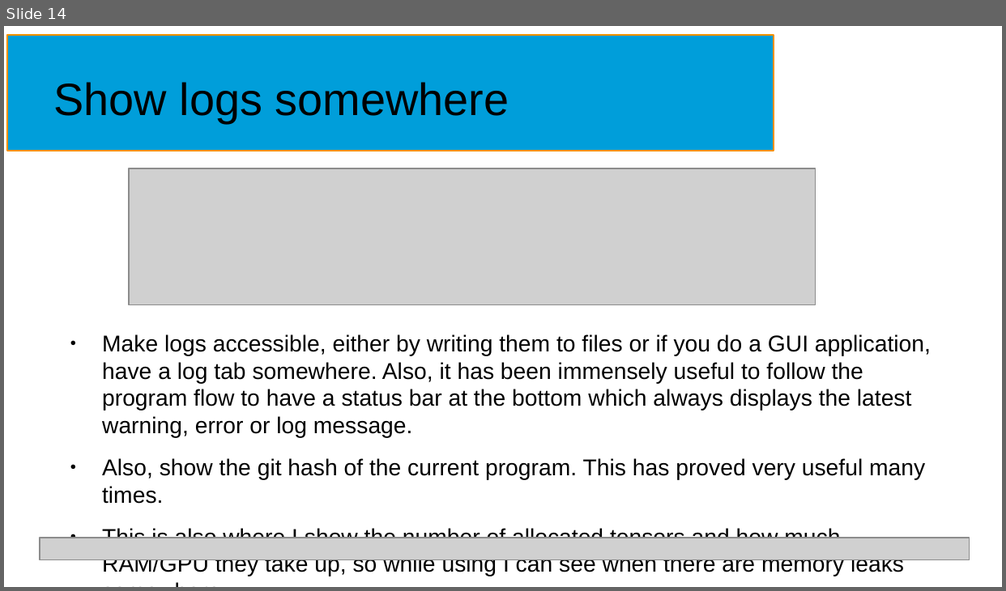
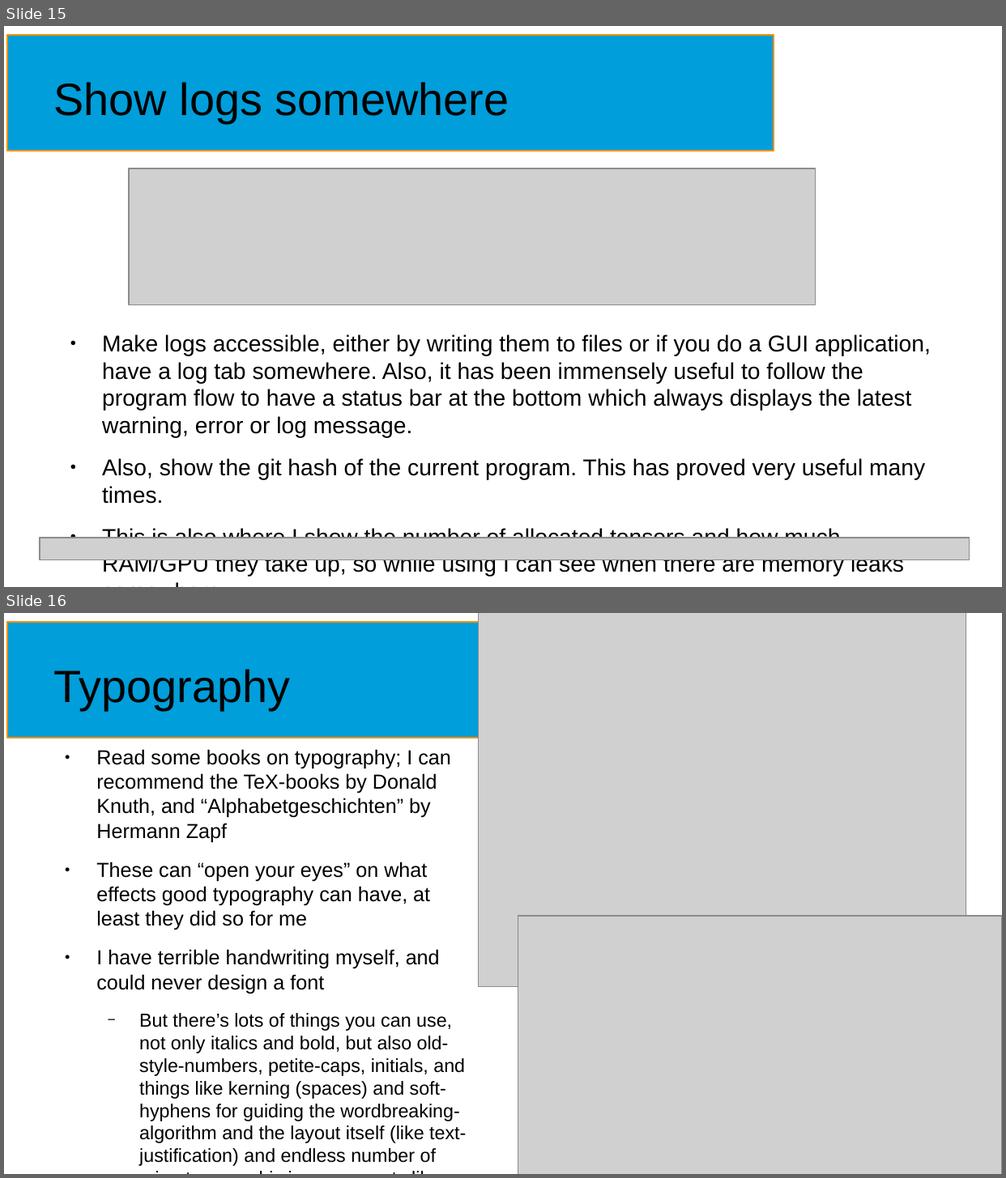
Before and after one commit to NormanTUD/asanAI, a slide deck: manual/asanai.odp. Shown one above the other, each under a label of ours: slide 14 before the commit, slides 15 and 16 after it. The pictures are 1006x591 and 1006x1178 pixels, drawn with LibreOffice and Linux fonts; fonts in the diff are those of the drawing; grey boxes stand for pictures. Boxes give left, top, right and bottom in pixels: in the first picture for what was removed or moved away, otherwise in the second. Text is boxed around its words. In the diff, an @@ line names an element or a change of style, - is before the commit and + after.

```diff
--- a/manual/asanai.odp
+++ b/manual/asanai.odp
@@ slide 16 added at (4, 613, 1002, 1174), background #FFFFFF; not listed: 1 template element that a slide beside it also shows @@
@@ picture added at (479, 613, 966, 988) @@
@@ title added at (54, 669, 291, 710), 36 pt, text #000000 @@
+Typography
@@ text added at (96, 749, 466, 1144), 15 pt, text #000000 @@
+● Read some books on typography; I can recommend the TeX-books by Donald Knuth, and “Alphabetgeschichten” by Hermann Zapf
+● These can “open your eyes” on what effects good typography can have, at least they did so for me
+● I have terrible handwriting myself, and could never design a font
+  − But there’s lots of things you can use, not only italics and bold, but also old-style-numbers, petite-caps, initials, and things like kerning (spaces) and soft-hyphens for guiding the wordbreaking-algorithm and the layout itself (like text-justification) and endless number of microtypographic improvements like gray value
@@ picture added at (518, 917, 1002, 1174) @@
@@ what was slide 14 is now slide 15 @@
```
Also in this commit, not shown: 1 slide changed, 1 other slide added, 1 other file.
